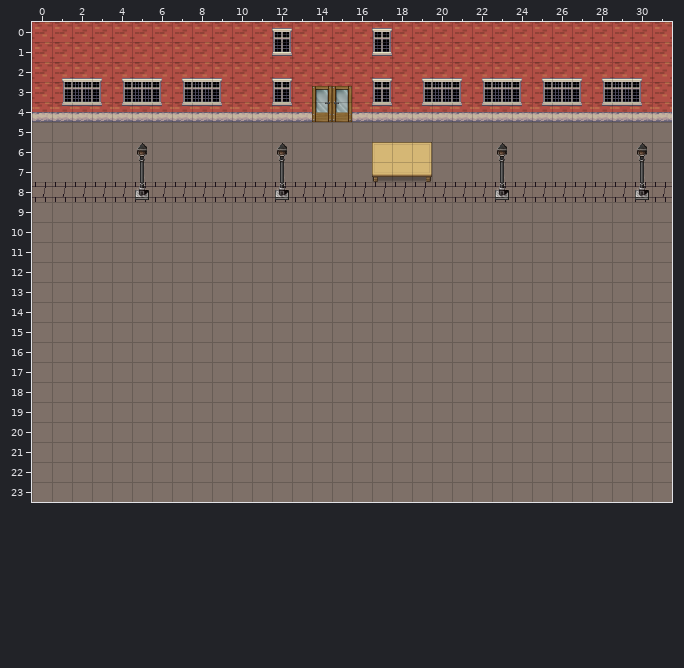
Two states of a Tiled map, data/maps/ekak.tmx. Above, as it was before the edit.
Cells are 32x32 px. Shown: x 0..31, y 0..23.
The result:
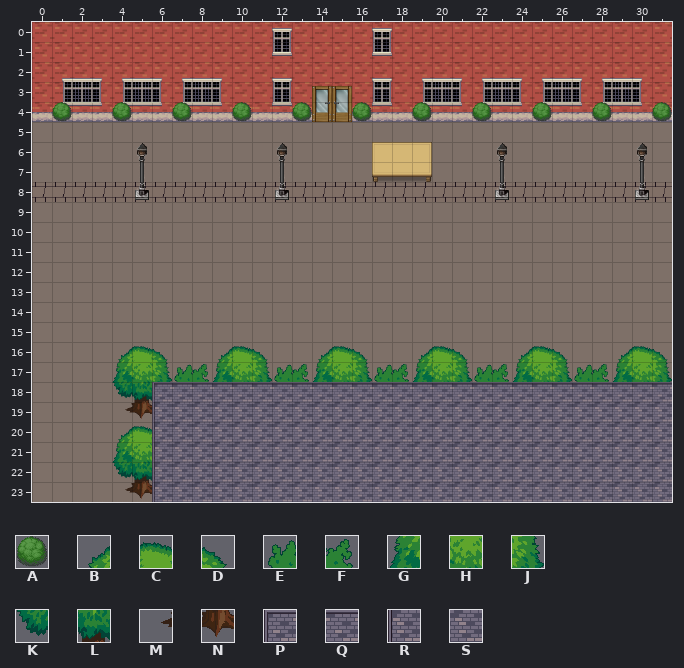
Key: from "[Base]BaseChip_pipo": A 41; from "terrain": B 925, C 926, D 927, E 955, F 956, G 957, H 958, J 959, K 989, L 990, M 1021, N 1022; from "terrain2": P 419, Q 420, R 483, S 484.
_ is an empty cell.
Tiles of an added or newly shown layer are drawn over the layers below it.
Diff:
Changed rows in their new state; . is an unchanged cell.
Layer "editHouse/trees" (added):
first column x 4:
16 BCD..BCD..BCD..BCD..BCD..BCD
17 GHJEFGHJEFGHJEFGHJEFGHJEFGHJ
18 KL..........................
19 MN..........................
20 BC..........................
21 GH..........................
22 KL..........................
23 MN..........................
Layer "editHouse/edit":
first column x 6:
18 PQQQQQQQQQQQQQQQQQQQQQQQQQ
19 RSSSSSSSSSSSSSSSSSSSSSSSSS
20 RSSSSSSSSSSSSSSSSSSSSSSSSS
21 RSSSSSSSSSSSSSSSSSSSSSSSSS
22 RSSSSSSSSSSSSSSSSSSSSSSSSS
23 RSSSSSSSSSSSSSSSSSSSSSSSSS
Layer "bushes" (added):
first column x 1:
 4 A..A..A..A..A..A..A..A..A..A..A
